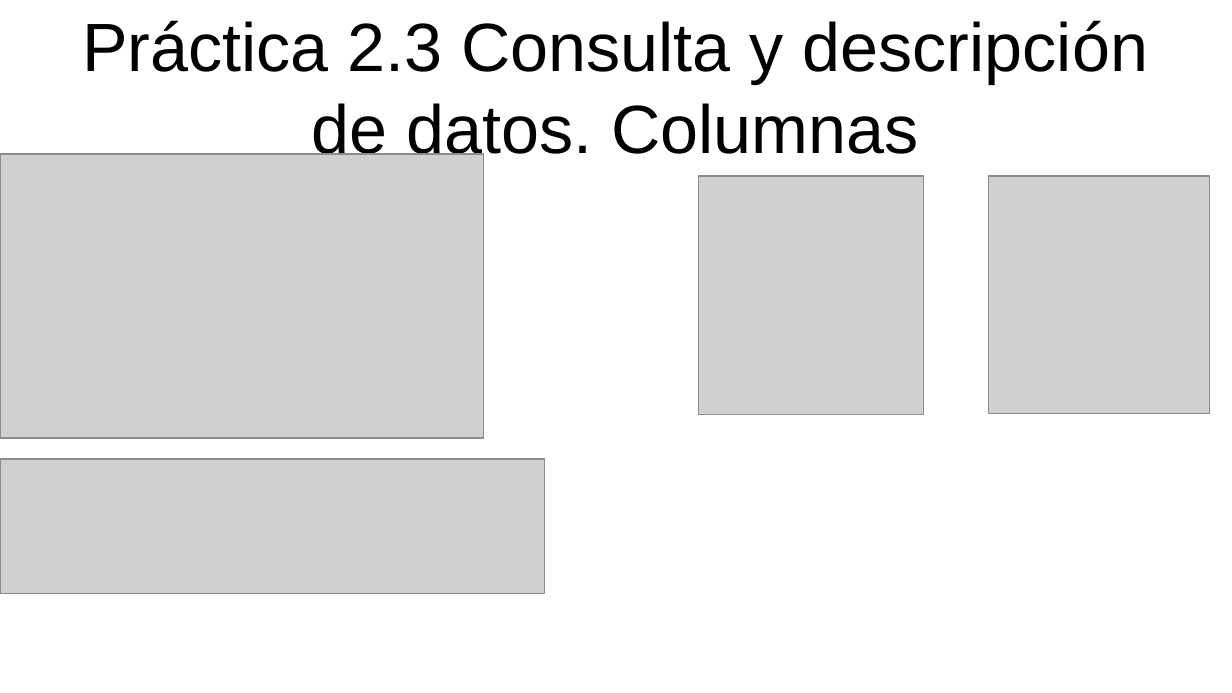
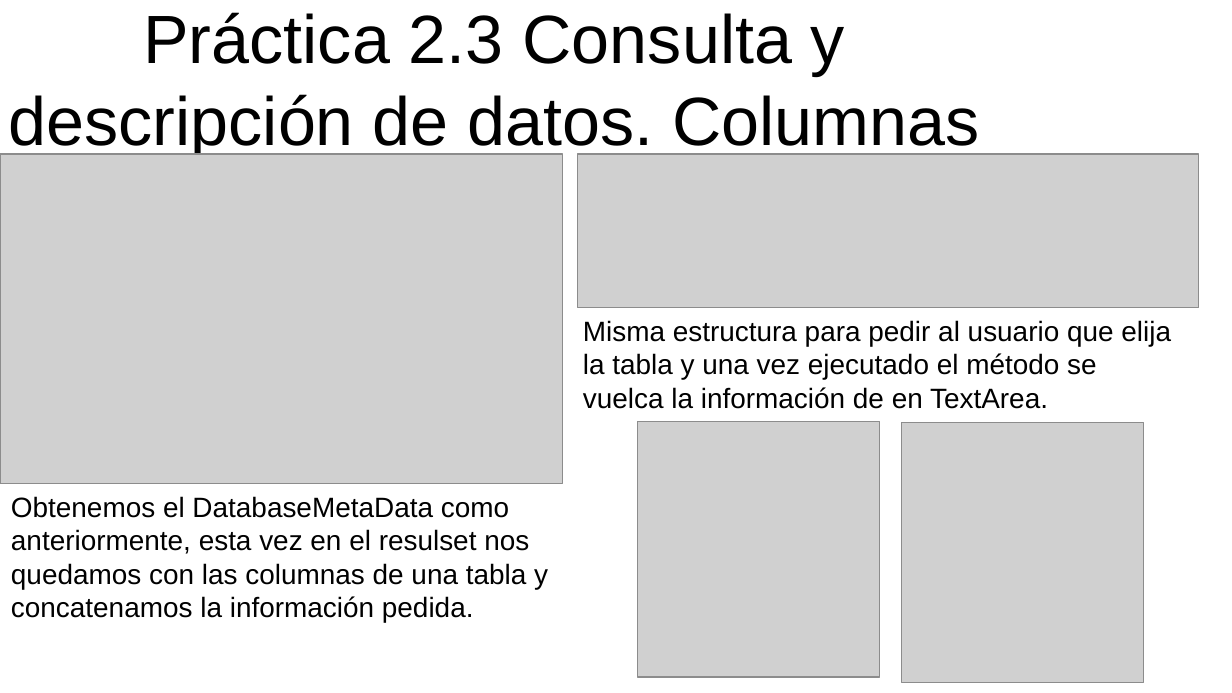
Before and after one commit to AlberHanibal/Datos, a slide deck: slide 8 of ProyectosDatos/Presentación BD/Colmenar_Casas_Alberto_ActividadBDR.odp. Drawn at 1232x693 pixels with LibreOffice and Linux fonts; fonts in the diff are those of the drawing; grey boxes stand for pictures. Boxes give left, top, right and bottom in pixels: in the first picture for what was removed or moved away, otherwise in the second. Text is boxed around its words. In the diff, an @@ line names an element or a change of style, - is before the commit and + after.

```diff
--- a/ProyectosDatos/Presentación BD/Colmenar_Casas_Alberto_ActividadBDR.odp
+++ b/ProyectosDatos/Presentación BD/Colmenar_Casas_Alberto_ActividadBDR.odp
@@ title "Práctica 2.3 Consulta y descripción ..." rewrapped from bbox=[82, 20, 1148, 166] to bbox=[9, 12, 979, 158] @@
@@ picture: place and size @@
-picture at bbox=[0, 154, 484, 438]
+picture at bbox=[0, 154, 562, 484]
@@ picture: place and size @@
-picture at bbox=[699, 176, 925, 415]
+picture at bbox=[578, 154, 1200, 309]
@@ text added at bbox=[583, 320, 1171, 409], 18 pt, text #000000 @@
+Misma estructura para pedir al usuario que elija la tabla y una vez ejecutado el método se vuelca la información de en TextArea.
@@ picture: place and size @@
-picture at bbox=[0, 459, 544, 595]
+picture at bbox=[638, 421, 881, 677]
@@ picture: place and size @@
-picture at bbox=[989, 176, 1211, 414]
+picture at bbox=[902, 423, 1145, 683]
@@ text added at bbox=[11, 496, 548, 623], 18 pt, text #000000 @@
+Obtenemos el DatabaseMetaData como anteriormente, esta vez en el resulset nos quedamos con las columnas de una tabla y concatenamos la información pedida.
```
Also in this commit, not shown: 8 other slides changed, 2 slides added, 2 slides removed, 3 other files.
